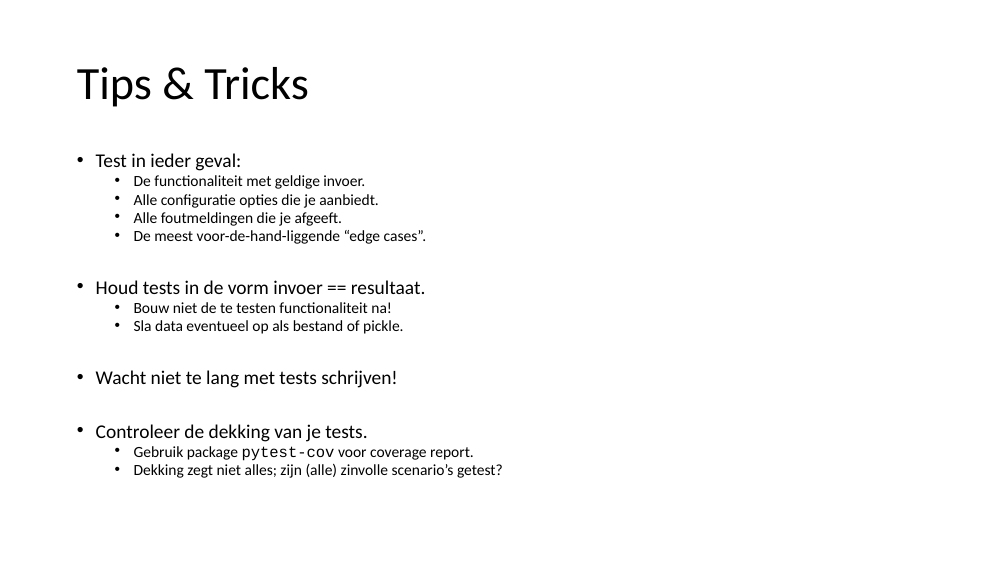
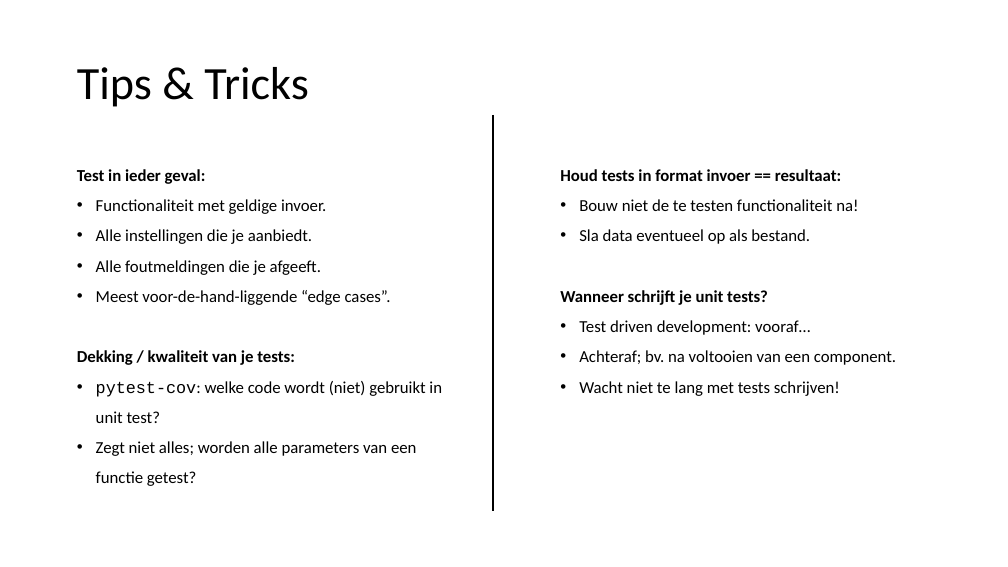
Before and after one commit to LFKoning/knowledge-sharing, a slide deck: slide 54 of python_trainees/2_production_code/python_traineeship_2.pptx (slide 53 before the commit). Drawn at 1008x567 pixels with LibreOffice and Linux fonts; fonts in the diff are those of the drawing. Boxes give left, top, right and bottom in pixels: in the first picture for what was removed or moved away, otherwise in the second. Text is boxed around its words. In the diff, an @@ line names an element or a change of style, - is before the commit and + after.

```diff
--- a/python_trainees/2_production_code/python_traineeship_2.pptx
+++ b/python_trainees/2_production_code/python_traineeship_2.pptx
@@ line added from (493, 115) to (493, 511), #000000 1.5 pt @@
@@ text at [77,169,321,275]: size 18.5 to 16 pt, bold on in "Test in ieder geval:"; size 14.8 to 16 pt in "Alle foutmeldingen die je afgeeft."; bullet • to none; line spacing 0.7 to 1.5; less space between paragraphs; list level 2 to 1 in "Alle foutmeldingen die je afgeeft." @@
@@ text added at [560,169,896,396], 16 pt, text #000000 @@
+Houd tests in format invoer == resultaat:
+• Bouw niet de te testen functionaliteit na!
+• Sla data eventueel op als bestand.
+Wanneer schrijft je unit tests?
+• Test driven development: vooraf…
+• Achteraf; bv. na voltooien van een component.
+• Wacht niet te lang met tests schrijven!
@@ text at [96,199,326,244]: text changed; size 14.8 to 16 pt @@
-  • De functionaliteit met geldige invoer.
-  • Alle configuratie opties die je aanbiedt.
+• Functionaliteit met geldige invoer.
+• Alle instellingen die je aanbiedt.
@@ text at [77,290,442,486]: text changed; size 14.8 to 16 pt @@
-  • De meest voor-de-hand-liggende “edge cases”.
-• Houd tests in de vorm invoer == resultaat.
-  • Bouw niet de te testen functionaliteit na!
-  • Sla data eventueel op als bestand of pickle.
-• Wacht niet te lang met tests schrijven!
-• Controleer de dekking van je tests.
-  • Gebruik package pytest-cov voor coverage report.
-  • Dekking zegt niet alles; zijn (alle) zinvolle scenario’s getest?
+• Meest voor-de-hand-liggende “edge cases”.
+Dekking / kwaliteit van je tests:
+• pytest-cov: welke code wordt (niet) gebruikt in unit test?
+• Zegt niet alles; worden alle parameters van een functie getest?
```
Also in this commit, not shown: 25 other slides changed, 1 slide added, 20 other files.
